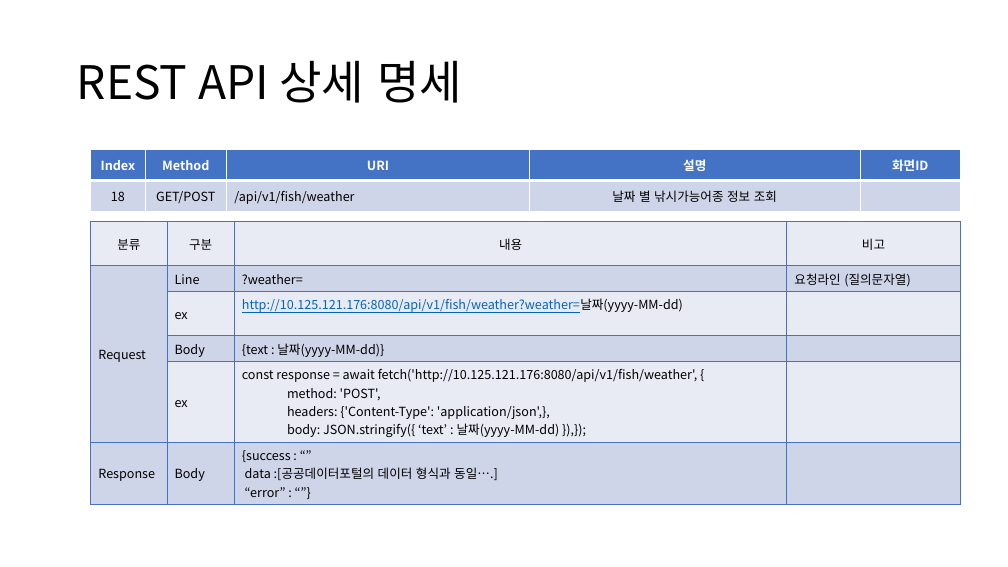
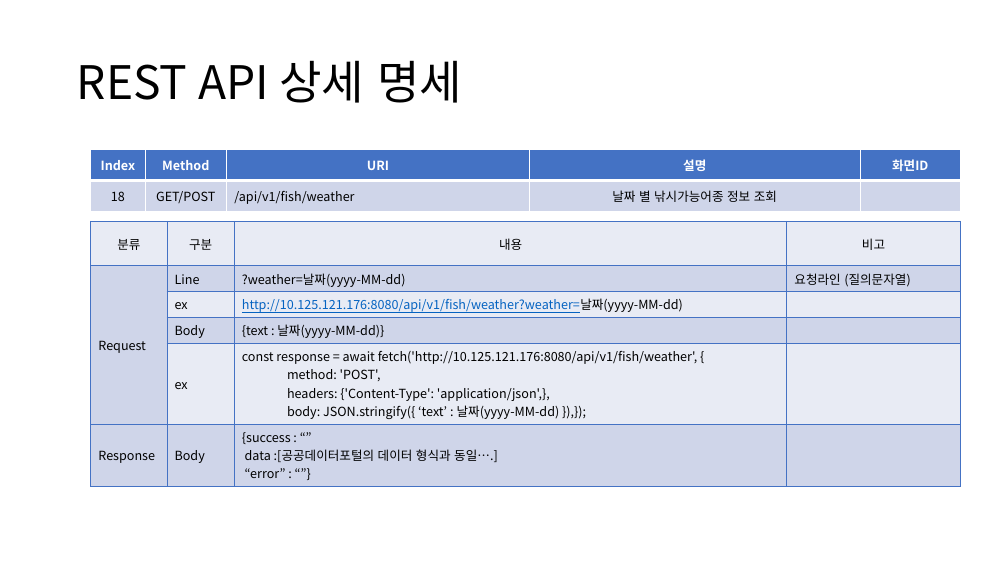
Before and after one commit to sujidaddy/workspace_miniproject, a slide deck: slide 40 of 미니프로젝트계획서제출용.pptx. Drawn at 1008x567 pixels with LibreOffice and Linux fonts; fonts in the diff are those of the drawing. Boxes give left, top, right and bottom in pixels: in the first picture for what was removed or moved away, otherwise in the second. Text is boxed around its words. In the diff, an @@ line names an element or a change of style, - is before the commit and + after.

```diff
--- a/미니프로젝트계획서제출용.pptx
+++ b/미니프로젝트계획서제출용.pptx
@@ table at (91,222,960,482) @@
-row 2, column 3: ?weather=
+row 2, column 3: ?weather=날짜(yyyy-MM-dd)
```
Also in this commit, not shown: 15 other slides changed, 38 other files.
